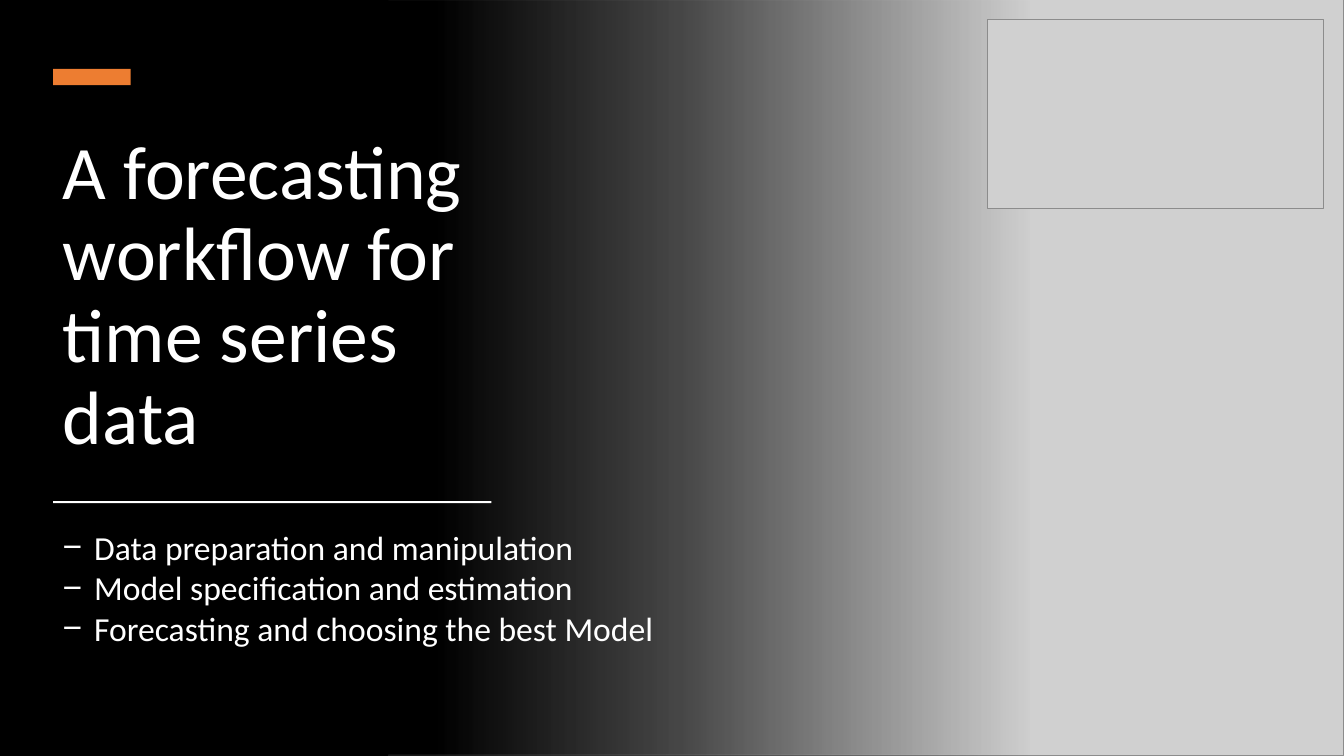
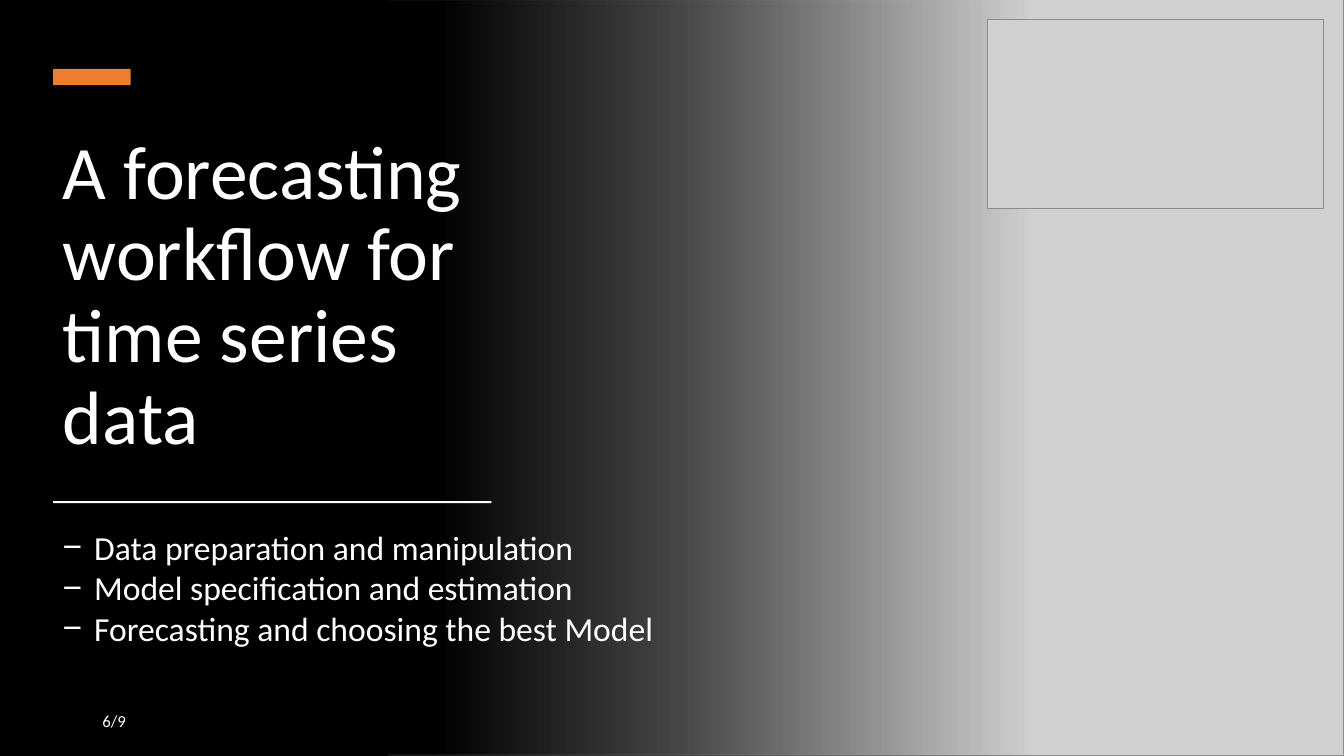
Before and after one commit to intro-to-data-science-22-workshop/-14-temporal-data-with-tsibble-and-fable-Samson-Krafft, a slide deck: slide 6 of tsibble and fable.pptx. Drawn at 1344x756 pixels with LibreOffice and Linux fonts; fonts in the diff are those of the drawing; grey boxes stand for pictures; background and template pictures are left out. Boxes give left, top, right and bottom in pixels: in the first picture for what was removed or moved away, otherwise in the second. Text is boxed around its words. In the diff, an @@ line names an element or a change of style, - is before the commit and + after.

```diff
--- a/tsibble and fable.pptx
+++ b/tsibble and fable.pptx
@@ text added at [102, 715, 125, 728], 12 pt, text #FFFFFF @@
+6/9
```
Also in this commit, not shown: 8 other slides changed, 1 slide removed.
